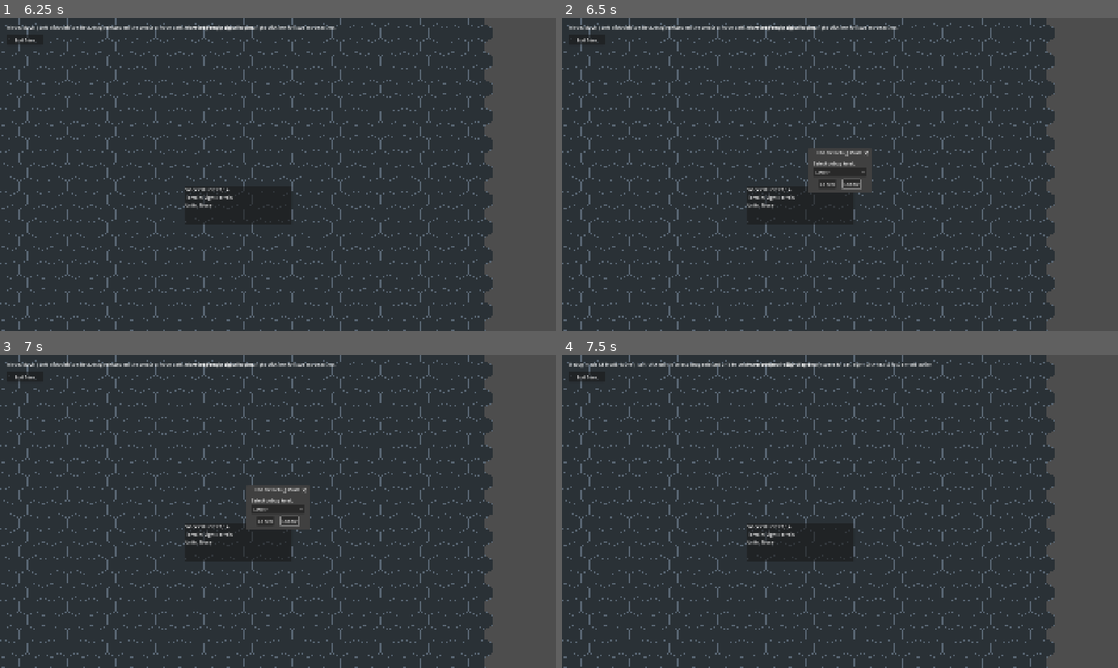
Above: before the commit, frames 1-4 (two rows, left to right).
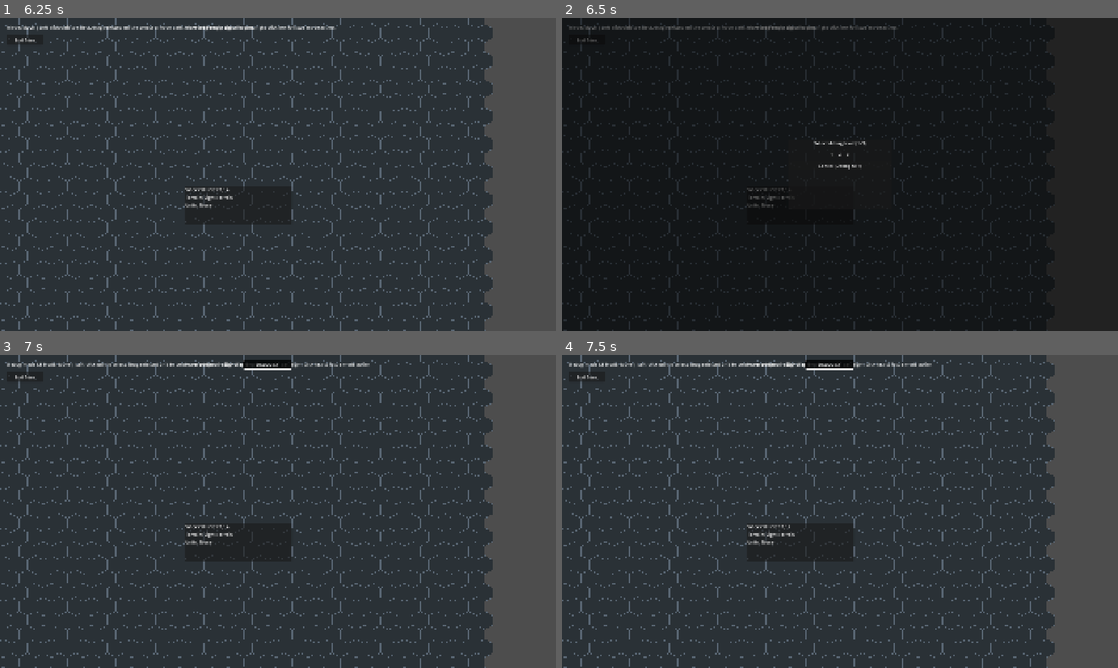
Above: after the commit, the same moments.

Repository: cpt-miche/Combat-Mission-Companion
Game: Godot game, scene res://scenes/screens/GameplayScreen.tscn
The game is run twice, just before and just after one commit, with the same random seed, the same clock (stepped at 60 frames per second) and the same inputs. This scene is started directly instead of the project's main scene.
Inputs (mouse positions are in pixels of both pictures, inside the frame that each line leads up to):
- Up to frame 1 (6.25 s): click "End Turn" at 0.5 s; click "End Turn" at 1.25 s; click "End Turn" at 2 s; tap Enter at 2.75, 4.25, 5.75 s; drag from (278, 174) to (333, 105) at 2.77 s; tap Space at 3.5, 5 s; drag from (166, 190) to (250, 237) at 3.52 s; move the mouse to (333, 105) at 4.27 s; click (333, 105) at 4.42 s; drag from (250, 237) to (111, 127) at 5.02 s; move the mouse to (444, 221) at 5.77 s; click (444, 221) at 5.92 s
- Up to frame 2 (6.5 s): tap P (debug_toggle) at 6.4 s
- Up to frame 3 (7 s): click (272, 489) at 6.5 s, where only the run after the commit has a clickable "1"
- Up to frame 4 (7.5 s): click (851, 520) at 7.25 s, where only the run before the commit has a clickable "Enable"

Frame 1 is identical in both runs. In frame 2, 98% of the frame differs, in the area x 0-100%, y 0-100%; in frame 3, 1.2%; in frame 4, 0.3%.

Commit message:
Add debug level modal and HUD status indicator

Diff:
--- a/scenes/screens/GameplayScreen.tscn
+++ b/scenes/screens/GameplayScreen.tscn
@@ -1,6 +1,23 @@
 [gd_scene format=3 uid="uid://gameplayscreen"]
 
 [ext_resource type="Script" path="res://scripts/ui/gameplay/GameplayScreen.gd" id="1_game"]
+[ext_resource type="PackedScene" path="res://scenes/ui/DebugLevelModal.tscn" id="2_debug_modal"]
+
+[sub_resource type="StyleBoxFlat" id="StyleBoxFlat_debug"]
+bg_color = Color(0, 0, 0, 0.8)
+corner_radius_top_left = 4
+corner_radius_top_right = 4
+corner_radius_bottom_right = 4
+corner_radius_bottom_left = 4
+border_width_left = 1
+border_width_top = 1
+border_width_right = 1
+border_width_bottom = 1
+border_color = Color(1, 1, 1, 0.8)
+content_margin_left = 8.0
+content_margin_top = 4.0
+content_margin_right = 8.0
+content_margin_bottom = 4.0
 
 [node name="GameplayScreen" type="Control"]
 layout_mode = 3
@@ -69,6 +86,23 @@
 offset_bottom = 44.0
 text = "Hovered Terrain: Light Terrain"
 
+[node name="DebugStatusContainer" type="PanelContainer" parent="."]
+unique_name_in_owner = true
+visible = false
+layout_mode = 0
+offset_left = 840.0
+offset_top = 16.0
+offset_right = 1008.0
+offset_bottom = 50.0
+theme_override_styles/panel = SubResource("StyleBoxFlat_debug")
+
+[node name="DebugStatusLabel" type="Label" parent="DebugStatusContainer"]
+unique_name_in_owner = true
+layout_mode = 2
+theme_override_colors/font_color = Color(1, 1, 1, 1)
+horizontal_alignment = 1
+text = "DEBUG L1"
+
 [node name="CombatLogLabel" type="RichTextLabel" parent="."]
 unique_name_in_owner = true
 layout_mode = 0
@@ -106,18 +140,5 @@
 autowrap_mode = 3
 text = "Units: None"
 
-[node name="DebugLevelDialog" type="ConfirmationDialog" parent="."]
+[node name="DebugLevelModal" parent="." instance=ExtResource("2_debug_modal")]
 unique_name_in_owner = true
-title = "Enable Debug Mode"
-ok_button_text = "Enable"
-
-[node name="DebugLevelVBox" type="VBoxContainer" parent="DebugLevelDialog"]
-layout_mode = 2
-
-[node name="DebugLevelLabel" type="Label" parent="DebugLevelDialog/DebugLevelVBox"]
-layout_mode = 2
-text = "Select debug level:"
-
-[node name="DebugLevelOptionButton" type="OptionButton" parent="DebugLevelDialog/DebugLevelVBox"]
-unique_name_in_owner = true
-layout_mode = 2
--- /dev/null
+++ b/scenes/ui/DebugLevelModal.tscn
@@ -0,0 +1,73 @@
+[gd_scene format=3 uid="uid://debuglevelmodal"]
+
+[ext_resource type="Script" path="res://scripts/ui/DebugLevelModal.gd" id="1_modal"]
+
+[node name="DebugLevelModal" type="Control"]
+process_mode = 3
+visible = false
+layout_mode = 3
+anchors_preset = 15
+anchor_right = 1.0
+anchor_bottom = 1.0
+grow_horizontal = 2
+grow_vertical = 2
+mouse_filter = 2
+script = ExtResource("1_modal")
+
+[node name="Dimmer" type="ColorRect" parent="."]
+layout_mode = 1
+anchors_preset = 15
+anchor_right = 1.0
+anchor_bottom = 1.0
+grow_horizontal = 2
+grow_vertical = 2
+mouse_filter = 1
+color = Color(0, 0, 0, 0.55)
+
+[node name="DialogPanel" type="PanelContainer" parent="."]
+layout_mode = 1
+anchors_preset = 8
+anchor_left = 0.5
+anchor_top = 0.5
+anchor_right = 0.5
+anchor_bottom = 0.5
+offset_left = -180.0
+offset_top = -120.0
+offset_right = 180.0
+offset_bottom = 120.0
+grow_horizontal = 2
+grow_vertical = 2
+
+[node name="ContentVBox" type="VBoxContainer" parent="DialogPanel"]
+layout_mode = 2
+theme_override_constants/separation = 10
+
+[node name="PromptLabel" type="Label" parent="DialogPanel/ContentVBox"]
+layout_mode = 2
+horizontal_alignment = 1
+text = "Select debug level (1–3)"
+
+[node name="ButtonsHBox" type="HBoxContainer" parent="DialogPanel/ContentVBox"]
+layout_mode = 2
+theme_override_constants/separation = 10
+alignment = 1
+
+[node name="Level1Button" type="Button" parent="DialogPanel/ContentVBox/ButtonsHBox"]
+unique_name_in_owner = true
+layout_mode = 2
+text = "1"
+
+[node name="Level2Button" type="Button" parent="DialogPanel/ContentVBox/ButtonsHBox"]
+unique_name_in_owner = true
+layout_mode = 2
+text = "2"
+
+[node name="Level3Button" type="Button" parent="DialogPanel/ContentVBox/ButtonsHBox"]
+unique_name_in_owner = true
+layout_mode = 2
+text = "3"
+
+[node name="CancelButton" type="Button" parent="DialogPanel/ContentVBox"]
+unique_name_in_owner = true
+layout_mode = 2
+text = "Cancel (Debug OFF)"
--- a/scripts/core/GameState.gd
+++ b/scripts/core/GameState.gd
@@ -22,6 +22,7 @@
 }
 
 signal phase_changed(new_phase: Phase)
+signal debug_mode_changed(enabled: bool, level: int)
 const MAP_PAYLOAD_VERSION_CURRENT := 1
 const AIDebugTypes = preload("res://scripts/systems/ai_debug/AIDebugTypes.gd")
 
@@ -86,10 +87,12 @@
 func enable_debug_mode(level: int) -> void:
 	debug_mode_level = clampi(level, 1, 3)
 	debug_mode_enabled = true
+	emit_signal("debug_mode_changed", debug_mode_enabled, debug_mode_level)
 
 func disable_debug_mode() -> void:
 	debug_mode_enabled = false
 	debug_mode_level = 0
+	emit_signal("debug_mode_changed", debug_mode_enabled, debug_mode_level)
 
 func toggle_debug_mode_with_level(level: int) -> void:
 	if debug_mode_enabled:
--- /dev/null
+++ b/scripts/ui/DebugLevelModal.gd
@@ -0,0 +1,30 @@
+extends Control
+class_name DebugLevelModal
+
+signal level_selected(level: int)
+signal canceled
+
+@onready var level_1_button: Button = %Level1Button
+@onready var level_2_button: Button = %Level2Button
+@onready var level_3_button: Button = %Level3Button
+@onready var cancel_button: Button = %CancelButton
+
+func _ready() -> void:
+	level_1_button.pressed.connect(func() -> void: _emit_level(1))
+	level_2_button.pressed.connect(func() -> void: _emit_level(2))
+	level_3_button.pressed.connect(func() -> void: _emit_level(3))
+	cancel_button.pressed.connect(_on_cancel_pressed)
+
+func open_modal() -> void:
+	visible = true
+
+func close_modal() -> void:
+	visible = false
+
+func _emit_level(level: int) -> void:
+	level_selected.emit(level)
+	close_modal()
+
+func _on_cancel_pressed() -> void:
+	canceled.emit()
+	close_modal()
--- a/scripts/ui/gameplay/GameplayScreen.gd
+++ b/scripts/ui/gameplay/GameplayScreen.gd
@@ -30,8 +30,9 @@
 @onready var selected_hex_title_label: Label = %SelectedHexTitleLabel
 @onready var selected_hex_terrain_label: Label = %SelectedHexTerrainLabel
 @onready var selected_hex_units_label: Label = %SelectedHexUnitsLabel
-@onready var debug_level_dialog: ConfirmationDialog = %DebugLevelDialog
-@onready var debug_level_option_button: OptionButton = %DebugLevelOptionButton
+@onready var debug_level_modal: DebugLevelModal = %DebugLevelModal
+@onready var debug_status_container: PanelContainer = %DebugStatusContainer
+@onready var debug_status_label: Label = %DebugStatusLabel
 
 var _units: Dictionary = {}
 var _orders: Dictionary = {}
@@ -77,9 +78,11 @@
 	_update_order_action_panel()
 	_update_hovered_terrain_label(TerrainCatalog.default_terrain_id())
 	_refresh_selected_hex_panel(_selected_hex)
-	debug_level_dialog.confirmed.connect(_on_debug_level_confirmed)
-	debug_level_dialog.canceled.connect(_on_debug_level_canceled)
-	_configure_debug_level_options()
+	debug_level_modal.level_selected.connect(_on_debug_level_selected)
+	debug_level_modal.canceled.connect(_on_debug_level_canceled)
+	if not GameState.is_connected("debug_mode_changed", _on_debug_mode_changed):
+		GameState.debug_mode_changed.connect(_on_debug_mode_changed)
+	_refresh_debug_status_hud()
 
 func _process(_delta: float) -> void:
 	if _preview_recalc_due_at_msec <= 0:
@@ -95,29 +98,31 @@
 		_handle_debug_toggle()
 		get_viewport().set_input_as_handled()
 
-func _configure_debug_level_options() -> void:
-	debug_level_option_button.clear()
-	debug_level_option_button.add_item("Level 1", 1)
-	debug_level_option_button.add_item("Level 2", 2)
-	debug_level_option_button.add_item("Level 3", 3)
-
 func _handle_debug_toggle() -> void:
 	if GameState.debug_mode_enabled:
 		GameState.disable_debug_mode()
-		_update_info_label("Debug mode OFF")
-		return
-	debug_level_option_button.select(0)
-	debug_level_dialog.popup_centered()
-
-func _on_debug_level_confirmed() -> void:
-	var selected_level := debug_level_option_button.get_selected_id()
-	if selected_level <= 0:
-		selected_level = 1
-	GameState.enable_debug_mode(selected_level)
-	_update_info_label("Debug mode %s" % GameState.get_debug_mode_label())
+		return
+	debug_level_modal.open_modal()
+
+func _on_debug_level_selected(level: int) -> void:
+	GameState.enable_debug_mode(level)
 
 func _on_debug_level_canceled() -> void:
-	_update_info_label("Debug mode unchanged (%s)" % GameState.get_debug_mode_label())
+	GameState.disable_debug_mode()
+
+func _on_debug_mode_changed(enabled: bool, level: int) -> void:
+	_refresh_debug_status_hud()
+	if enabled:
+		_update_info_label("Debug mode L%d" % level)
+		return
+	_update_info_label("Debug mode OFF")
+
+func _refresh_debug_status_hud() -> void:
+	debug_status_container.visible = GameState.debug_mode_enabled
+	if not GameState.debug_mode_enabled:
+		debug_status_label.text = ""
+		return
+	debug_status_label.text = "DEBUG L%d" % clampi(GameState.debug_mode_level, 1, 3)
 
 func _notification(what: int) -> void:
 	if what == NOTIFICATION_RESIZED:
